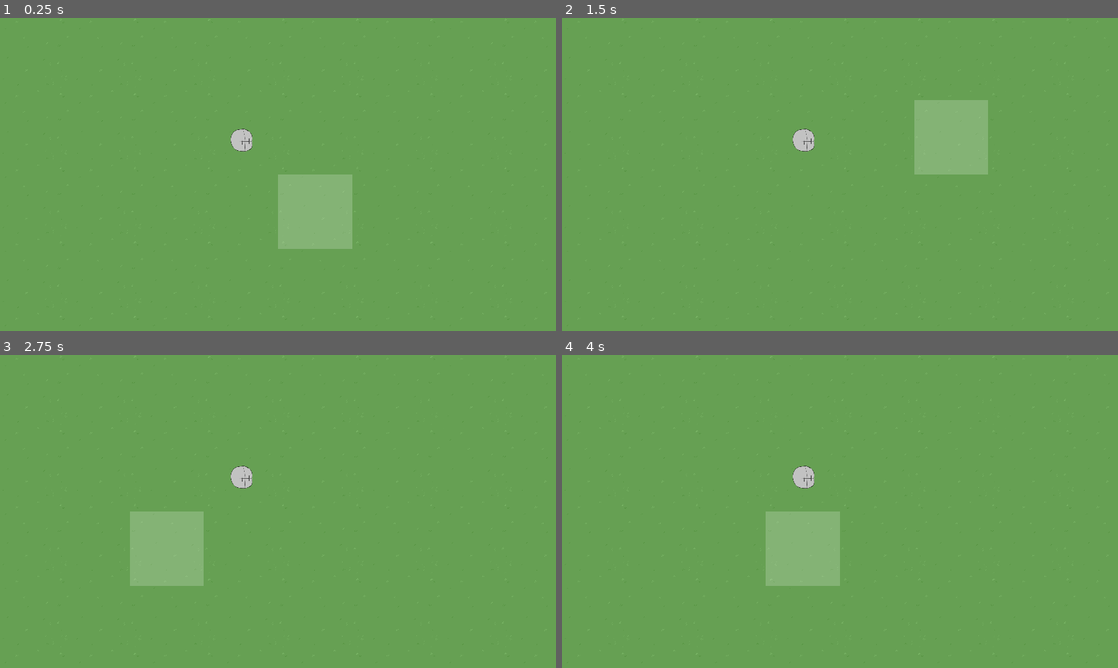
Above: before the commit, frames 1-4 (two rows, left to right).
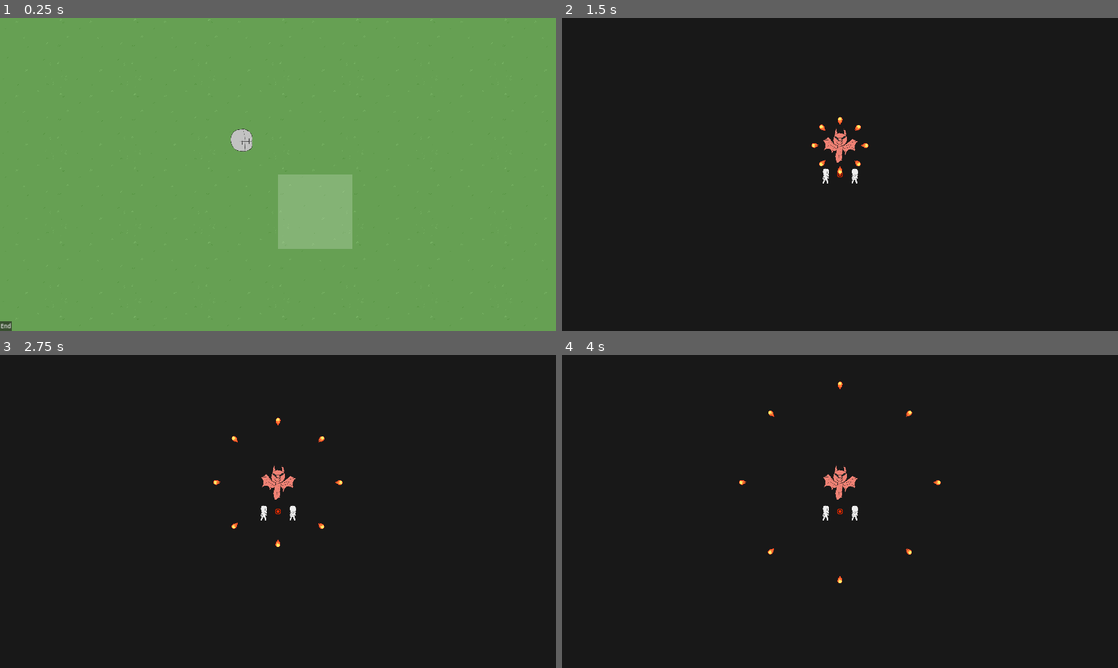
Above: after the commit, the same moments.

Repository: Hokome/BulletHellJam5
Game: Godot game, scene res://game.tscn
Same seed, same stepped clock (60 frames per second), same inputs: the game is played once before the commit and once after it.
Inputs (mouse positions are in pixels of both pictures, inside the frame that each line leads up to):
- Up to frame 1 (0.25 s): no input
- Up to frame 2 (1.5 s): click (567, 324) at 0.5 s, where only the run after the commit has a clickable "End"; tap Enter at 1.25 s; move the mouse to (962, 158) at 1.27 s; click (962, 158) at 1.35 s
- Up to frame 3 (2.75 s): move the mouse to (166, 527) at 2.02 s; right-click (166, 527) at 2.1 s; click (166, 527) at 2.17 s
- Up to frame 4 (4 s): move the mouse to (895, 442) at 2.77 s; click (895, 442) at 2.85 s; move the mouse to (812, 574) at 3.52 s; right-click (812, 574) at 3.6 s; click (812, 574) at 3.67 s

The runs differ from the first frame. In frame 1, less than 0.1% of the frame differs, in the area x 0-3%, y 96-100%; in frame 2, 100%, in the area x 0-100%, y 0-100%; in frame 3, 100%; in frame 4, 100%.

Commit message:
Map battle loop

Diff:
--- a/battle.gd
+++ b/battle.gd
@@ -2,25 +2,54 @@
 
 enum Faction {Neutral, Ally, Enemy}
 
+const STARTING_POS: Array[Vector2] = [
+	Vector2(0, 0),
+	Vector2(400, 0),
+	Vector2(-400, 0),
+]
+
 @export var player_scene: PackedScene
-@export var squad: PackedScene
+@export var squad_scene: PackedScene
 @export var enemy: PackedScene
 
-#func _ready():
-	#add_child(player_scene.instantiate())
-	#add_squad(Vector2(-400, 0))
-	#add_squad(Vector2(400, 0))
-	#add_enemy(Vector2(0, -500))
+var squad_list: Array[Squad] = []
+var enemy_list: Array[Node2D] = []
+
+func _ready():
+	visible = false
+	var player = player_scene.instantiate()
+	player.enabled = false
+
+func start_battle(squads: Array[Map.SquadInfo]):
+	visible = true
+	add_enemy(Vector2(0, -200))
+	add_child(player_scene.instantiate())
+	for i in squads.size():
+		add_squad(squads[i], STARTING_POS[i])
 
 func add_enemy(pos):
 	var new_enemy = enemy.instantiate()
 	add_child(new_enemy)
 	new_enemy.position = pos
+	enemy_list.append(new_enemy)
+	new_enemy.get_node("health").on_death.connect(remove_enemy.bind(new_enemy))
 
-func add_squad(pos):
-	var new_squad = squad.instantiate()
-	add_child(new_squad)
-	new_squad.position = pos
-	new_squad.create_units()
+func remove_enemy(enemy):
+	enemy_list.erase(enemy)
+	if enemy_list.is_empty():
+		end_battle()
+
+func end_battle():
+	for c in get_children():
+		if c.name != "player":
+			c.queue_free()
+	player().enabled = false
+	map.battle_end_callback()
+func add_squad(squad_info: Map.SquadInfo, pos: Vector2):
+	var squad: Squad = squad_scene.instantiate()
+	add_child(squad)
+	squad.position = pos
+	for unit in squad_info.units:
+		squad.create_unit(unit)
 
 func player() -> Player: return $player as Player
--- a/battle.tscn
+++ b/battle.tscn
@@ -8,5 +8,5 @@
 [node name="battle" type="Node2D"]
 script = ExtResource("1_j42mj")
 player_scene = ExtResource("2_afout")
-squad = ExtResource("3_vaku5")
+squad_scene = ExtResource("3_vaku5")
 enemy = ExtResource("4_1hlqi")
--- a/map/map.gd
+++ b/map/map.gd
@@ -15,9 +15,16 @@
 	var type: int = -1
 	var squads: Array[SquadInfo] = []
 	var map_icon: Sprite2D
+	var resolved := false
+
+	func reset():
+		resolved = false
+		for s in squads:
+			s.pos_locked = false
 
 class SquadInfo:
 	var units: Array[UnitInfo] = []
+	var pos_locked := false
 
 class UnitInfo:
 	var name: String
@@ -63,6 +70,20 @@
 			tile_map.set_cell(0, Vector2i(x, y), 0, Vector2i(0, 0))
 			tiles[x].append(tile)
 
+func move_squads(from: Tile, to: Tile):
+	var diff := to.position - from.position
+	if (diff as Vector2).length_squared() > 1.1: return
+	if from.squads[0].pos_locked: return
+	for s in from.squads:
+		to.squads.append(s)
+		from.squads.erase(s)
+		s.pos_locked = true
+
+	to.map_icon = from.map_icon
+	from.map_icon = null
+	to.map_icon.translate(diff * TILE_SIZE)
+	selected_tile = to
+
 func _process(delta):
 	cursor.position = get_cursor_world()
 
@@ -75,7 +96,37 @@
 func get_cursor_grid() -> Vector2i: return (get_cursor_world() / TILE_SIZE).round()
 
 func _unhandled_input(event):
+	if !visible: return
 	if event is InputEventMouseButton:
-		if event.button_index == MOUSE_BUTTON_LEFT and event.is_pressed():
+		if !event.is_pressed(): return
+		if event.button_index == MOUSE_BUTTON_LEFT:
 			var select_pos := get_cursor_grid()
 			selected_tile = tiles[select_pos.x][select_pos.y]
+		elif event.button_index == MOUSE_BUTTON_RIGHT:
+			if selected_tile != null and !selected_tile.squads.is_empty():
+				var select_pos := get_cursor_grid()
+				var destination_tile = tiles[select_pos.x][select_pos.y]
+				move_squads(selected_tile, destination_tile)
+
+
+func _on_end_pressed():
+	visible = false
+	map_ui.visible = false
+	$map_camera.enabled = false
+	battle_end_callback()
+
+func battle_end_callback():
+	for tx in tiles:
+		for ty: Tile in tx:
+			if ty.resolved: continue
+			if !ty.squads.is_empty():
+				battle.start_battle(ty.squads)
+				ty.resolved = true
+				return
+			ty.resolved = true
+	visible = true
+	map_ui.visible = true
+	for tx in tiles:
+		for ty: Tile in tx:
+			ty.reset()
+	$map_camera.enabled = true
--- a/map/map.tscn
+++ b/map/map.tscn
@@ -7,6 +7,7 @@
 [ext_resource type="Script" path="res://ui/map_ui.gd" id="4_f4x1a"]
 [ext_resource type="PackedScene" uid="uid://ib0wxl0njjfc" path="res://ui/squad_info.tscn" id="5_kjtp6"]
 [ext_resource type="PackedScene" uid="uid://dj6bg2xfnf5kl" path="res://ui/unit_info.tscn" id="6_or1gt"]
+[ext_resource type="Theme" uid="uid://c4511mdsphtiy" path="res://ui/main_theme.tres" id="8_dok8v"]
 
 [node name="map" type="Node2D"]
 script = ExtResource("1_4qmnt")
@@ -44,3 +45,15 @@
 
 [node name="squads" type="VBoxContainer" parent="map_ui/right"]
 layout_mode = 2
+
+[node name="end" type="Button" parent="map_ui"]
+anchors_preset = 2
+anchor_top = 1.0
+anchor_bottom = 1.0
+offset_top = -31.0
+offset_right = 38.0
+grow_vertical = 0
+theme = ExtResource("8_dok8v")
+text = "End"
+
+[connection signal="pressed" from="map_ui/end" to="." method="_on_end_pressed"]
--- a/units/ally/squad.gd
+++ b/units/ally/squad.gd
@@ -11,11 +11,13 @@
 
 var unit_count: int = 0
 
-func create_units():
-	create_unit(Vector2(100, 0))
-	create_unit(Vector2(-100, 0))
+const UNIT_POS: Array[Vector2] = [
+	Vector2(100, 0),
+	Vector2(-100, 0),
+]
 
-func create_unit(pos):
+func create_unit(unit_info: Map.UnitInfo):
+	var pos = UNIT_POS[unit_count]
 	var anchor = Node2D.new()
 	add_child(anchor)
 	anchor.position = pos
Not shown: 1 places in map/map.tscn that only renumber resources
